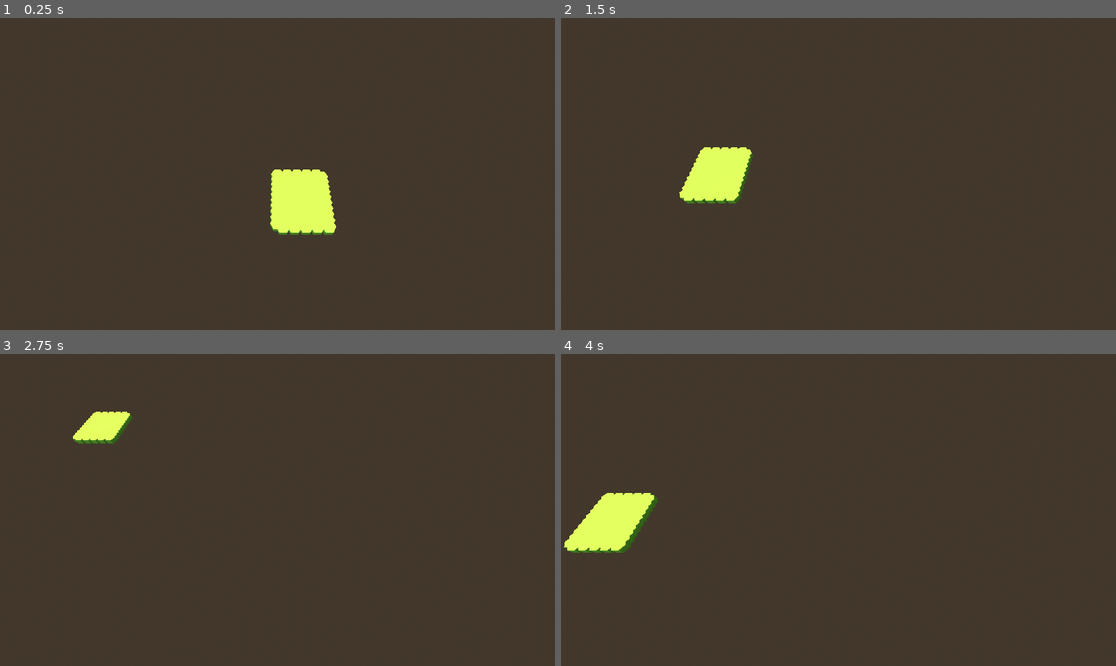
Above: before the commit, frames 1-4 (two rows, left to right).
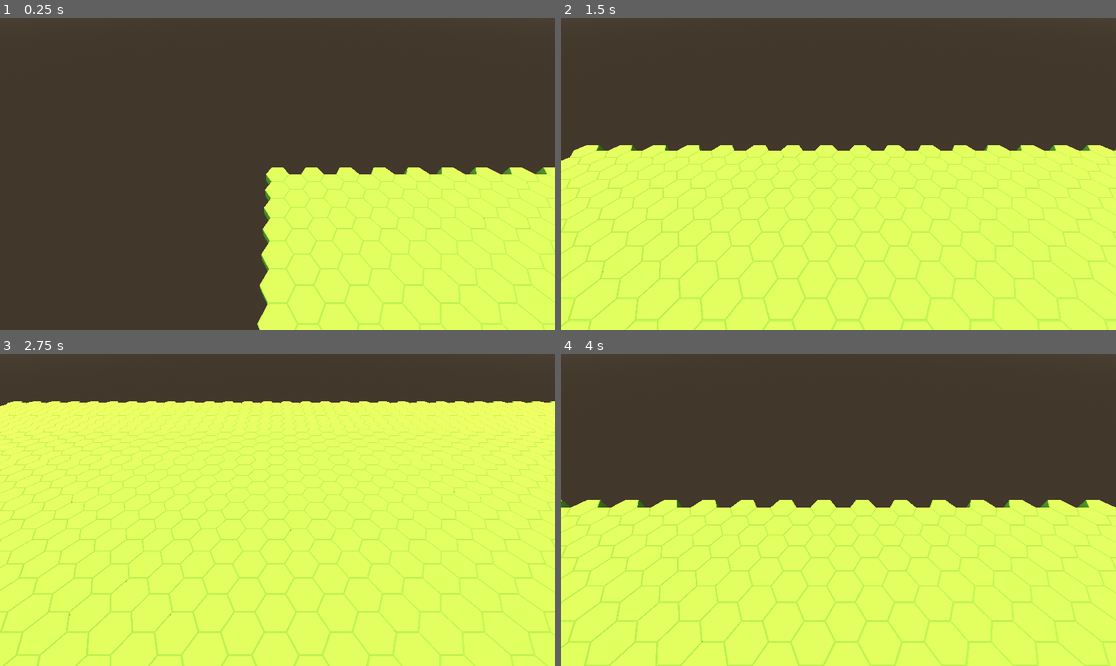
Above: after the commit, the same moments.

Repository: Ricardo-Pamplona/ToTheBone
Game: Godot game, scene res://scenes/board.tscn
Two runs of this game, one before a commit and one after it. Both use one fixed random seed, a clock stepped at 60 frames per second and the inputs below.
Inputs (mouse positions are in pixels of both pictures, inside the frame that each line leads up to):
- Up to frame 1 (0.25 s): no input
- Up to frame 2 (1.5 s): tap Enter at 0.5 s; move the mouse to (960, 158) at 0.52 s; hold Right (right) 0.53-1.28 s; tap Mouse wheel down (zoom_in, bound only after the commit) at 0.6 s; move the mouse to (727, 189) at 1.27 s; hold S (down) from 1.28 s (still down); tap Mouse wheel up (zoom_in, bound only before the commit) at 1.35 s
- Up to frame 3 (2.75 s): move the mouse to (333, 441) at 2.02 s; release S (down) at 2.03 s; hold Right (right) from 2.03 s (still down); tap Mouse wheel down (zoom_in, bound only after the commit) at 2.1 s
- Up to frame 4 (4 s): move the mouse to (810, 572) at 2.77 s; release Right (right) at 2.78 s; hold W (up) 2.78-3.53 s; tap Mouse wheel up (zoom_in, bound only before the commit) at 2.85 s; move the mouse to (1005, 556) at 3.52 s; hold A (left) from 3.53 s (still down); tap Mouse wheel down (zoom_in, bound only after the commit) at 3.6 s

The runs differ from the first frame. In frame 1, 25% of the frame differs, in the area x 46-100%, y 47-100%; in frame 2, 57%; in frame 3, 84%, in the area x 0-100%, y 15-100%; in frame 4, 51%.

Commit message:
fixed almost

Diff:
--- a/scripts/camera_position.gd
+++ b/Assets/KayKit_Medieval_Hexagon_Pack_1.0_FREE/Assets/fbx/tiles/rivers/camera_position.gd
@@ -5,11 +5,11 @@
 @onready var camera = $CameraRotation/CameraZoom/Camera3D
 
 var move_speed : float = 0.6
-var move_target: Vector3
+var move_target : Vector3
 var rotate_speed : float = 1.5
 var rotate_target: float
 var zoom_speed : float = 3.0
-var zoom_target: float
+var zoom_target : float
 var min_zoom : float = -20.0
 var max_zoom : float = 20.0
 var mouse_sens : float = 0.2
--- a/project.godot
+++ b/project.godot
@@ -13,6 +13,10 @@
 config/name="project_alpha"
 run/main_scene="uid://dq6nxpq73a4"
 config/features=PackedStringArray("4.4", "Forward Plus")
+
+[dotnet]
+
+project/assembly_name="project_alpha"
 
 [input]
 
@@ -52,16 +56,15 @@
 }
 zoom_out={
 "deadzone": 0.2,
-"events": [Object(InputEventMouseButton,"resource_local_to_s …(202 unchanged characters)… ctor2(0, 0),"factor":1.0,"button_index":5,"canceled":false,"pressed":false,"double_click":false,"script":null)
+"events": [Object(InputEventMouseButton,"resource_local_to_s …(202 unchanged characters)… ctor2(0, 0),"factor":1.0,"button_index":4,"canceled":false,"pressed":false,"double_click":false,"script":null)
 ]
 }
 zoom_in={
 "deadzone": 0.2,
-"events": [Object(InputEventMouseButton,"resource_local_to_s …(202 unchanged characters)… ctor2(0, 0),"factor":1.0,"button_index":4,"canceled":false,"pressed":false,"double_click":false,"script":null)
+"events": [Object(InputEventMouseButton,"resource_local_to_s …(202 unchanged characters)… ctor2(0, 0),"factor":1.0,"button_index":5,"canceled":false,"pressed":false,"double_click":false,"script":null)
 ]
 }
 rotate_mouse={
 "deadzone": 0.2,
-"events": [Object(InputEventMouseButton,"resource_local_to_scene":false,"resource_name":"","device":-1,"window_id":0,"alt_pressed":false,"shift_pressed":false,"ctrl_pressed":false,"meta_pressed":false,"button_mask":0,"position":Vector2(0, 0),"global_position":Vector2(0, 0),"factor":1.0,"button_index":8,"canceled":false,"pressed":false,"double_click":false,"script":null)
-]
+"events": []
 }
--- a/scenes/board.tscn
+++ b/scenes/board.tscn
@@ -1,7 +1,7 @@
 [gd_scene load_steps=6 format=3 uid="uid://dq6nxpq73a4"]
 
 [ext_resource type="Script" uid="uid://tdridcfyhy6m" path="res://scripts/hex_grid.gd" id="1_bw3vb"]
-[ext_resource type="Script" uid="uid://3wui6a0xrky1" path="res://scripts/camera_position.gd" id="1_tx6nw"]
+[ext_resource type="Script" uid="uid://3wui6a0xrky1" path="res://Assets/KayKit_Medieval_Hexagon_Pack_1.0_FREE/Assets/fbx/tiles/rivers/camera_position.gd" id="1_tx6nw"]
 
 [sub_resource type="ProceduralSkyMaterial" id="ProceduralSkyMaterial_id3w2"]
 sky_top_color = Color(0.486275, 0.72549, 0.952941, 1)
@@ -29,9 +29,10 @@
 [node name="CameraRotation" type="Node3D" parent="CameraPosition"]
 
 [node name="CameraZoom" type="Node3D" parent="CameraPosition/CameraRotation"]
+transform = Transform3D(1, 0, 0, 0, 0.707107, 0.707107, 0, -0.707107, 0.707107, 0, 0, 0)
 
 [node name="Camera3D" type="Camera3D" parent="CameraPosition/CameraRotation/CameraZoom"]
-transform = Transform3D(1, 0, 0, 0, 0.642788, 0.766044, 0, -0.766044, 0.642788, 0, 30, 20)
+transform = Transform3D(1, 0, 0, 0, 1, 0, 0, 0, 1, 0, 0, 20)
 
 [node name="HexGrid" type="Node3D" parent="."]
 script = ExtResource("1_bw3vb")
--- a/scenes/hex_tile.tscn
+++ b/scenes/hex_tile.tscn
@@ -1,8 +1,16 @@
-[gd_scene load_steps=2 format=3 uid="uid://b3mha41o5uhpw"]
+[gd_scene load_steps=3 format=3 uid="uid://b3mha41o5uhpw"]
 
-[ext_resource type="PackedScene" uid="uid://dywh76pki4ikr" path="res://assets/KayKit_Medieval_Hexagon_Pack_1.0_FREE/Assets/fbx/tiles/base/hex_grass.fbx" id="1_2crfn"]
+[ext_resource type="PackedScene" uid="uid://dywh76pki4ikr" path="res://Assets/KayKit_Medieval_Hexagon_Pack_1.0_FREE/Assets/fbx/tiles/base/hex_grass.fbx" id="1_2crfn"]
+
+[sub_resource type="CylinderShape3D" id="CylinderShape3D_xon6g"]
+height = 1.00983
+radius = 1.16504
 
 [node name="hex_tile" type="Node3D"]
 
 [node name="hex_grass" parent="." instance=ExtResource("1_2crfn")]
 transform = Transform3D(-4.37114e-08, 0, 1, 0, 1, 0, -1, 0, -4.37114e-08, 0, 0, 0)
+
+[node name="CollisionShape3D" type="CollisionShape3D" parent="."]
+transform = Transform3D(1, 0, 0, 0, 1, 0, 0, 0, 1, 0, -0.495087, 0)
+shape = SubResource("CylinderShape3D_xon6g")
--- /dev/null
+++ b/scenes/menu.tscn
@@ -0,0 +1,42 @@
+[gd_scene load_steps=2 format=3 uid="uid://ce3tj3pomknc"]
+
+[ext_resource type="Script" uid="uid://dt84evfrfy8n6" path="res://scripts/menu.gd" id="1_yqeox"]
+
+[node name="Control" type="Control"]
+layout_mode = 3
+anchors_preset = 15
+anchor_right = 1.0
+anchor_bottom = 1.0
+grow_horizontal = 2
+grow_vertical = 2
+script = ExtResource("1_yqeox")
+
+[node name="VBoxContainer" type="VBoxContainer" parent="."]
+layout_mode = 1
+anchors_preset = 15
+anchor_right = 1.0
+anchor_bottom = 1.0
+offset_left = 492.0
+offset_top = 289.0
+offset_right = -510.0
+offset_bottom = -305.0
+grow_horizontal = 2
+grow_vertical = 2
+
+[node name="Start" type="Button" parent="VBoxContainer"]
+layout_mode = 2
+text = "Start"
+
+[node name="Continue" type="Button" parent="VBoxContainer"]
+layout_mode = 2
+text = "Continue"
+
+[node name="Exit" type="Button" parent="VBoxContainer"]
+layout_mode = 2
+text = "Exit"
+
+[node name="Options" type="Button" parent="VBoxContainer"]
+layout_mode = 2
+text = "Options"
+
+[connection signal="pressed" from="VBoxContainer/Start" to="." method="_on_start_pressed"]
--- a/scripts/hex_grid.gd
+++ b/scripts/hex_grid.gd
@@ -1,11 +1,11 @@
 extends Node3D
 
 
-const TILE_SIZE := 1.0
+const TILE_SIZE := 2.0
 const HEX_TILE = preload("res://scenes/hex_tile.tscn")
 
-@export var grid_size := 10
-
+@export var grid_size := 100
+var index = 0
 
 func _ready() -> void:
 	_generate_grid()
@@ -20,5 +20,5 @@
 		for y in range(grid_size):
 			var tile = HEX_TILE.instantiate()
 			add_child(tile)
-			tile.translate(Vector3(tile_coordinates.x, 0, tile_coordinates.y))
+			tile.translate(Vector3(tile_coordinates.x, index, tile_coordinates.y))
 			tile_coordinates.y += TILE_SIZE
--- /dev/null
+++ b/scripts/menu.gd
@@ -0,0 +1,5 @@
+extends Control
+
+
+func _on_start_pressed() -> void:
+	get_tree().change_scene_to_file("res://scenes/board.tscn")
Not shown, changed: Assets/KayKit_Medieval_Hexagon_Pack_1.0_FREE/Assets/fbx/buildings/blue/building_archeryrange_blue.fbx.import
Not shown, changed: Assets/KayKit_Medieval_Hexagon_Pack_1.0_FREE/Assets/fbx/buildings/blue/building_barracks_blue.fbx.import
Not shown, changed: Assets/KayKit_Medieval_Hexagon_Pack_1.0_FREE/Assets/fbx/buildings/blue/building_blacksmith_blue.fbx.import
Not shown, changed: Assets/KayKit_Medieval_Hexagon_Pack_1.0_FREE/Assets/fbx/buildings/blue/building_castle_blue.fbx.import
Not shown, changed: Assets/KayKit_Medieval_Hexagon_Pack_1.0_FREE/Assets/fbx/buildings/blue/building_church_blue.fbx.import
Not shown, changed: Assets/KayKit_Medieval_Hexagon_Pack_1.0_FREE/Assets/fbx/buildings/blue/building_home_A_blue.fbx.import
Not shown, changed: Assets/KayKit_Medieval_Hexagon_Pack_1.0_FREE/Assets/fbx/buildings/blue/building_home_B_blue.fbx.import
Not shown, changed: Assets/KayKit_Medieval_Hexagon_Pack_1.0_FREE/Assets/fbx/buildings/blue/building_lumbermill_blue.fbx.import
Not shown, changed: Assets/KayKit_Medieval_Hexagon_Pack_1.0_FREE/Assets/fbx/buildings/blue/building_market_blue.fbx.import
Not shown, changed: Assets/KayKit_Medieval_Hexagon_Pack_1.0_FREE/Assets/fbx/buildings/blue/building_mine_blue.fbx.import
Not shown, changed: Assets/KayKit_Medieval_Hexagon_Pack_1.0_FREE/Assets/fbx/buildings/blue/building_tavern_blue.fbx.import
Not shown, changed: Assets/KayKit_Medieval_Hexagon_Pack_1.0_FREE/Assets/fbx/buildings/blue/building_tower_A_blue.fbx.import
(and 264 more such lines)
